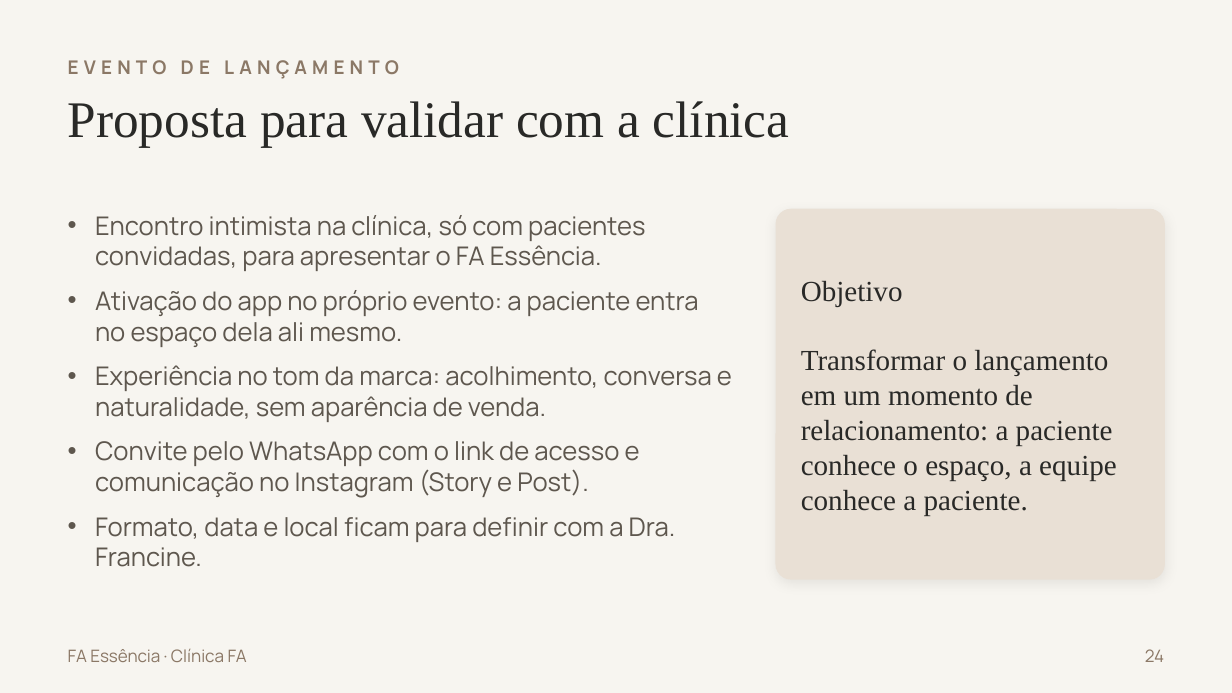
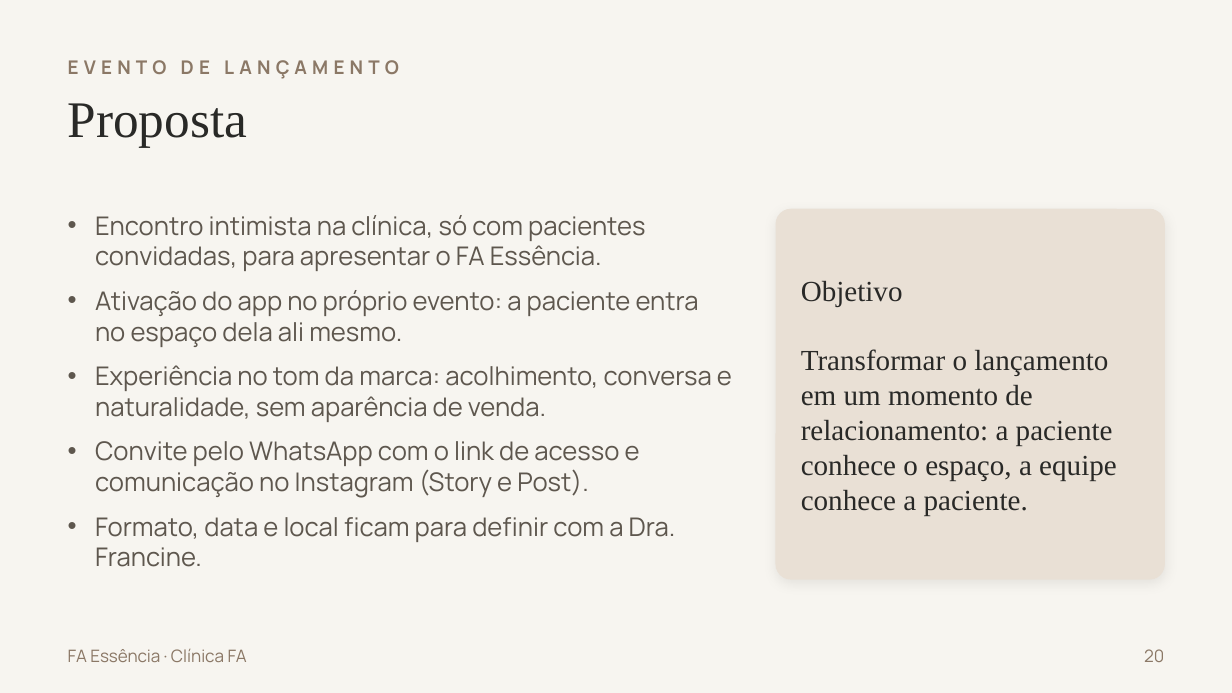
Before and after one commit to joaogstrapa10-cell/strapa.ai, a slide deck: slide 20 of FA-Essencia-Apresentacao.pptx (slide 24 before the commit). Drawn at 1232x693 pixels with LibreOffice and Linux fonts; fonts in the diff are those of the drawing. Boxes give left, top, right and bottom in pixels: in the first picture for what was removed or moved away, otherwise in the second. Text is boxed around its words. In the diff, an @@ line names an element or a change of style, - is before the commit and + after.

```diff
--- a/FA-Essencia-Apresentacao.pptx
+++ b/FA-Essencia-Apresentacao.pptx
@@ text at [68,103,248,148]: text changed @@
-Proposta para validar com a clínica
+Proposta
@@ text at [1144,649,1164,662]: text changed @@
-24
+20
```
Also in this commit, not shown: 18 other slides changed, 5 slides removed, 1 other file.
